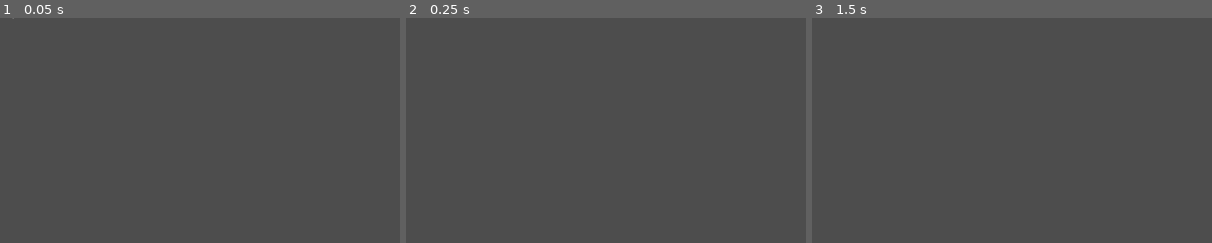
Above: before the commit, frames 1-3 (left to right).
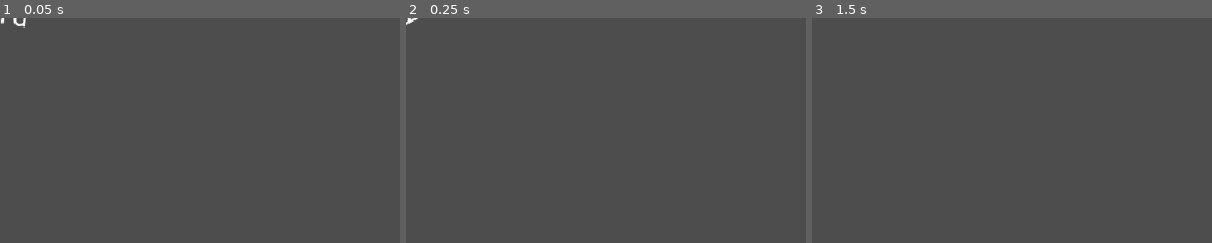
Above: after the commit, the same moments.

Repository: JakasaurusRex/filibuster
Game: Godot game, scene res://Assets/Scenes/wordAnimation.tscn
Same seed, same stepped clock (60 frames per second), same inputs: the game is played once before the commit and once after it. This scene is started directly instead of the project's main scene.
Inputs:
- Up to frame 1 (0.05 s): no input
- Up to frame 2 (0.25 s): no input
- Up to frame 3 (1.5 s): tap Enter at 0.5 s; tap Space at 1.25 s
The pictures show only the part of the screen within x 0-50%, y 0-50%; the shares and areas given below are measured in that part.

The runs differ from the first frame. In frame 1, 0.1% of the frame differs, in the area x 0-7%, y 0-5%; in frame 2, less than 0.1%; in frame 3, nothing differs.

Commit message:
popout words appear in line with word in label

Diff:
--- a/filibuster/Assets/Scenes/TypeTestScene.tscn
+++ b/filibuster/Assets/Scenes/TypeTestScene.tscn
@@ -60,10 +60,12 @@
 theme_type_variation = &"typingLabel"
 theme_override_styles/normal = SubResource("StyleBoxEmpty_c3hvi")
 bbcode_enabled = true
-text = "Exampledsaddsadas"
+text = "aaaaaaaaaaaaaaaaaaaaaaaaaaaaaaaaaaaa"
 scroll_active = false
 autowrap_mode = 0
 vertical_alignment = 1
+
+[node name="labelPos" type="Node2D" parent="UILayer/UI/textBoxPanel/textLabel" unique_id=1879333337]
 
 [node name="scoreLabel" type="Label" parent="UILayer/UI" unique_id=51817857]
 layout_mode = 1
--- a/filibuster/Assets/Scenes/WordAnimationScene.gd
+++ b/filibuster/Assets/Scenes/WordAnimationScene.gd
@@ -1,4 +1,9 @@
 extends Node2D
+
+@onready var deathTimer := $deathTimer
+
+func _ready() -> void:
+	deathTimer.timeout.connect(queue_free)
 
 func set_word(word):
 	var label = get_node("RigidBody2D/wordLabel")
--- a/filibuster/Assets/Scenes/wordAnimation.tscn
+++ b/filibuster/Assets/Scenes/wordAnimation.tscn
@@ -2,11 +2,12 @@
 
 [ext_resource type="Script" uid="uid://c36r7nclpyqx8" path="res://Assets/Scenes/WordAnimationScene.gd" id="1_5neu1"]
 [ext_resource type="Script" uid="uid://dtghxscvy1mh0" path="res://Scripts/WordRigid.gd" id="2_3eb77"]
+[ext_resource type="Theme" uid="uid://ds0qdd0mxjpdv" path="res://Assets/Themes/default_text_theme.tres" id="3_3eb77"]
 
 [sub_resource type="CircleShape2D" id="CircleShape2D_g4v7s"]
 
 [node name="wordAnimation" type="Node2D" unique_id=1236956256]
-z_index = 1
+z_as_relative = false
 script = ExtResource("1_5neu1")
 
 [node name="RigidBody2D" type="RigidBody2D" parent="." unique_id=264427330]
@@ -24,9 +25,15 @@
 offset_bottom = 9.0
 grow_horizontal = 2
 grow_vertical = 2
+theme = ExtResource("3_3eb77")
 text = "word"
 horizontal_alignment = 1
 metadata/_edit_use_anchors_ = true
 
 [node name="CollisionShape2D" type="CollisionShape2D" parent="RigidBody2D" unique_id=1820650432]
 shape = SubResource("CircleShape2D_g4v7s")
+
+[node name="deathTimer" type="Timer" parent="." unique_id=1299471700]
+wait_time = 1.5
+one_shot = true
+autostart = true
--- a/filibuster/Scripts/TestController.gd
+++ b/filibuster/Scripts/TestController.gd
@@ -60,7 +60,6 @@
 
 	label.text = no_change_begin + red_text + no_change_end
 
-
 func _on_typing_controller_completed_word(word) -> void:
 	animalese_player.play_word(word)
 	ui.addScore()
--- a/filibuster/Scripts/TypingController.gd
+++ b/filibuster/Scripts/TypingController.gd
@@ -5,6 +5,7 @@
 
 #word animation
 var word_animation_scene = preload("res://Assets/Scenes/wordAnimation.tscn")
+const text_box_max_characters := 36.0
 const TEMP_ANIMATION_POS = Vector2(480, 170)
 
 #var document_words
@@ -21,6 +22,7 @@
 var text_box_font
 var text_box_font_size
 var text_box_length
+var text_box : RichTextLabel
 
 signal incorrect_letter()
 signal correct_letter()
@@ -28,6 +30,7 @@
 signal completed_sentence()
 
 func load_font_data(label):
+	text_box = label
 	text_box_font = label.get_theme_default_font()
 	text_box_font_size = label.get_theme_default_font_size()
 	text_box_length = label.size.x - 48
@@ -46,7 +49,8 @@
 		word_char_idx = 0
 		current_word_idx += 1
 		emit_signal("completed_word", current_word)
-		animate_word(current_word, TEMP_ANIMATION_POS)
+		var word_pos = Vector2(current_char_idx*(text_box_length/text_box_max_characters), -20)
+		animate_word(current_word, text_box.get_child(0).to_global(word_pos))
 		if current_word_idx < len(current_sentence_tokens):
 			current_word = current_sentence_tokens[current_word_idx]
 
@@ -133,8 +137,5 @@
 	word_scene.position = pos
 	word_scene.set_word(word)
 
-	# Add instance to scene and destroy after set time
+	# Add instance to scene
 	add_child(word_scene)
-	await get_tree().create_timer(3.0).timeout
-	if is_instance_valid(word_scene):
-		word_scene.queue_free()
Not shown, changed: filibuster/Assets/Models/FishMinigame/Fishtank.blend.import
Not shown, changed: filibuster/Assets/Models/FishMinigame/Plate.blend.import
